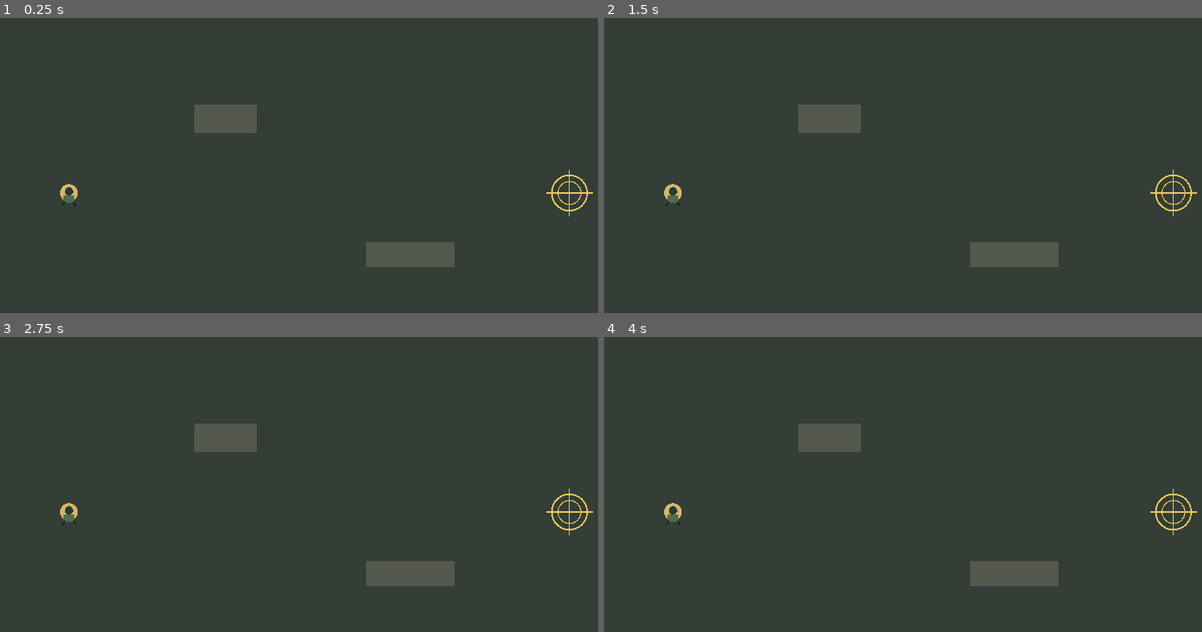
Above: before the commit, frames 1-4 (two rows, left to right).
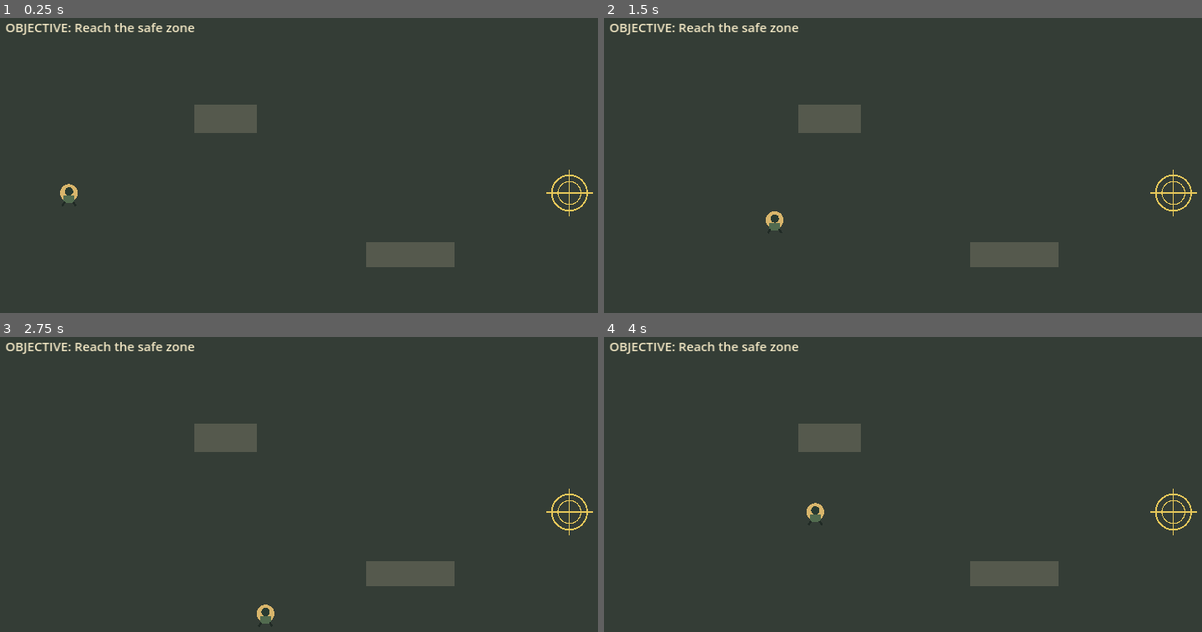
Above: after the commit, the same moments.

Repository: se01mb-spec/frontline-game
Game: Godot game, scene res://scenes/main.tscn
Two runs of this game, one before a commit and one after it. Both use one fixed random seed, a clock stepped at 60 frames per second and the inputs below.
Inputs:
- Up to frame 1 (0.25 s): no input
- Up to frame 2 (1.5 s): tap Enter at 0.5 s; hold D (move_right, bound only after the commit) 0.53-1.28 s; hold S (move_down, bound only after the commit) from 1.28 s (still down)
- Up to frame 3 (2.75 s): release S (move_down, bound only after the commit) at 2.03 s; hold D (move_right, bound only after the commit) from 2.03 s (still down)
- Up to frame 4 (4 s): release D (move_right, bound only after the commit) at 2.78 s; hold W (move_up, bound only after the commit) 2.78-3.53 s; hold A (move_left, bound only after the commit) from 3.53 s (still down)

The runs differ from the first frame. In frame 1, 0.5% of the frame differs, in the area x 0-33%, y 1-6%; in frame 2, 0.7%, in the area x 0-33%, y 1-73%; in frame 3, 0.7%; in frame 4, 0.7%.

Commit message:
Add keyboard prototype controls and objective HUD

Diff:
--- a/scripts/main.gd
+++ b/scripts/main.gd
@@ -5,18 +5,45 @@
 
 var player: CharacterBody2D
 var objective_reached := false
+var objective_label: Label
 
 func _ready() -> void:
+	_setup_test_input()
 	player = PLAYER_SCENE.instantiate()
 	player.position = Vector2(150.0, 360.0)
 	add_child(player)
+	objective_label = Label.new()
+	objective_label.position = Vector2(28.0, 24.0)
+	objective_label.add_theme_font_size_override("font_size", 24)
+	objective_label.add_theme_color_override("font_color", Color("f3e8c5"))
+	objective_label.text = "OBJECTIVE: Reach the safe zone"
+	add_child(objective_label)
 	queue_redraw()
+
+func _setup_test_input() -> void:
+	_add_key_action("move_left", KEY_A)
+	_add_key_action("move_left", KEY_LEFT)
+	_add_key_action("move_right", KEY_D)
+	_add_key_action("move_right", KEY_RIGHT)
+	_add_key_action("move_up", KEY_W)
+	_add_key_action("move_up", KEY_UP)
+	_add_key_action("move_down", KEY_S)
+	_add_key_action("move_down", KEY_DOWN)
+
+func _add_key_action(action_name: String, key_code: Key) -> void:
+	if not InputMap.has_action(action_name):
+		InputMap.add_action(action_name)
+	var event := InputEventKey.new()
+	event.physical_keycode = key_code
+	if not InputMap.action_has_event(action_name, event):
+		InputMap.action_add_event(action_name, event)
 
 func _process(_delta: float) -> void:
 	if player == null or objective_reached:
 		return
 	if player.position.distance_to(Vector2(1110.0, 360.0)) < 42.0:
 		objective_reached = true
+		objective_label.text = "OBJECTIVE COMPLETE — You reached safety"
 		queue_redraw()
 
 func _draw() -> void:
@@ -26,7 +53,7 @@
 		draw_line(Vector2(x, 0), Vector2(x, 720), Color(0.75, 0.78, 0.7, 0.07), 1.0)
 	for y in range(0, 721, 80):
 		draw_line(Vector2(0, y), Vector2(1280, y), Color(0.75, 0.78, 0.7, 0.07), 1.0)
-	# Ruined cover / obstacles for visual scale only.
+	# Placeholder cover objects for scale and navigation.
 	draw_rect(Rect2(390, 190, 120, 55), Color("55594d"), true)
 	draw_rect(Rect2(720, 455, 170, 48), Color("55594d"), true)
 	# Safe-zone objective marker.
@@ -35,5 +62,3 @@
 	draw_arc(target, 22.0, 0.0, TAU, 48, Color("e6c75a"), 2.0)
 	draw_line(target + Vector2(-45, 0), target + Vector2(45, 0), Color("e6c75a"), 2.0)
 	draw_line(target + Vector2(0, -45), target + Vector2(0, 45), Color("e6c75a"), 2.0)
-	if objective_reached:
-		draw_rect(Rect2(390, 35, 500, 70), Color(0.08, 0.1, 0.08, 0.9), true)
